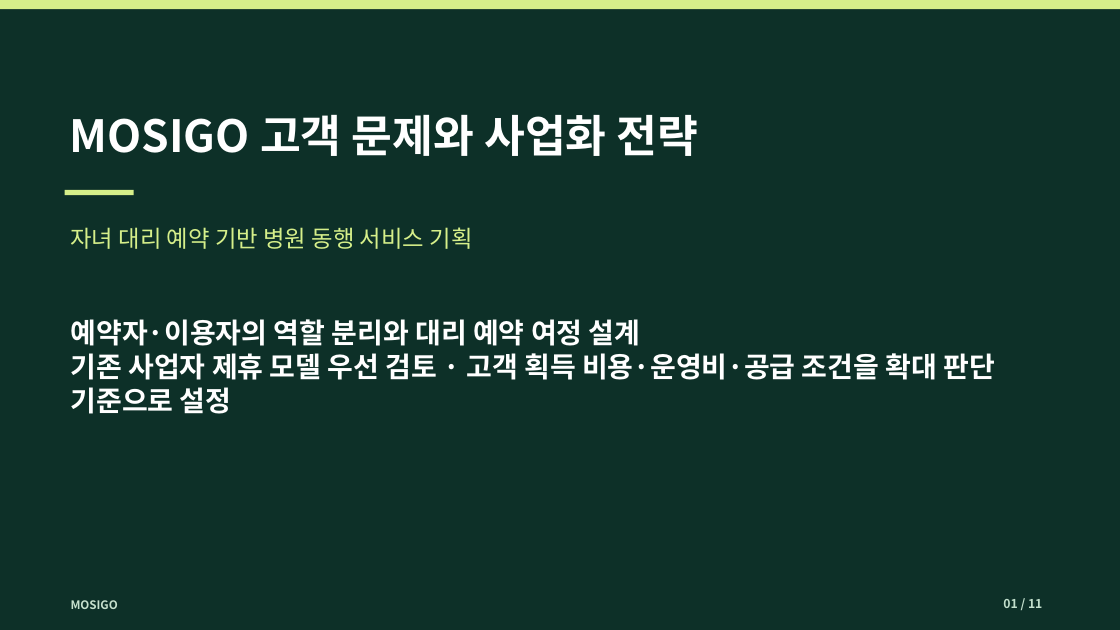
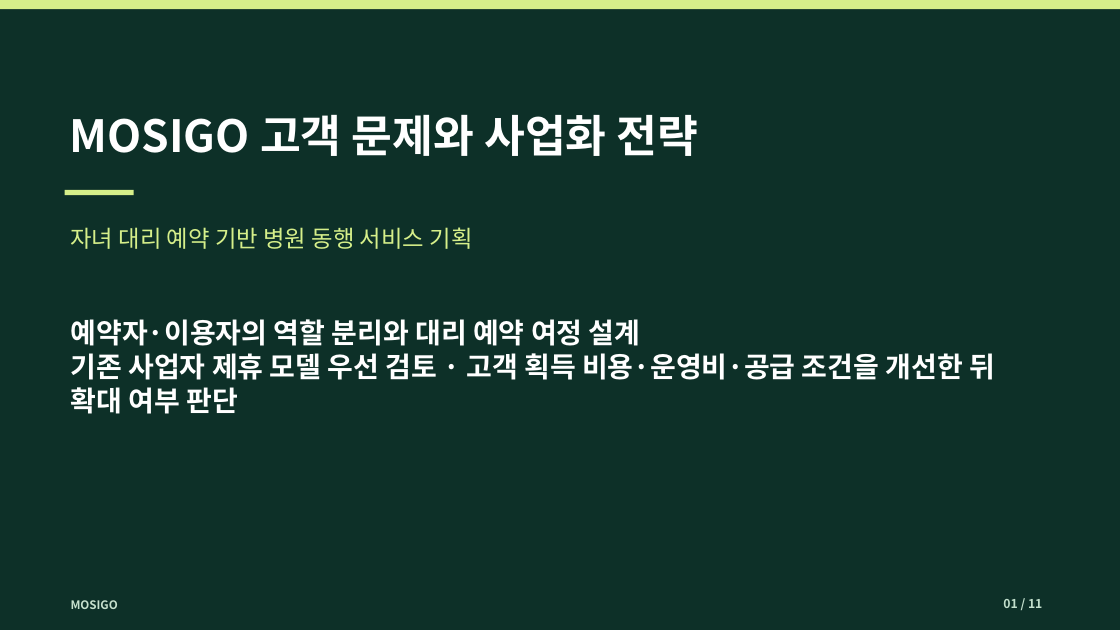
Before and after one commit to dohyunkimmm/mosigo-case-study, a slide deck: slide 1 of downloads/mosigo_report.pptx. Drawn at 1120x630 pixels with LibreOffice and Linux fonts; fonts in the diff are those of the drawing. Boxes give left, top, right and bottom in pixels: in the first picture for what was removed or moved away, otherwise in the second. Text is boxed around its words. In the diff, an @@ line names an element or a change of style, - is before the commit and + after.

```diff
--- a/downloads/mosigo_report.pptx
+++ b/downloads/mosigo_report.pptx
@@ text at bbox=[71, 353, 995, 414]: text changed @@
-기존 사업자 제휴 모델 우선 검토 · 고객 획득 비용·운영비·공급 조건을 확대 판단 기준으로 설정
+기존 사업자 제휴 모델 우선 검토 · 고객 획득 비용·운영비·공급 조건을 개선한 뒤 확대 여부 판단
```
Also in this commit, not shown: 6 other slides changed, 15 other files.
